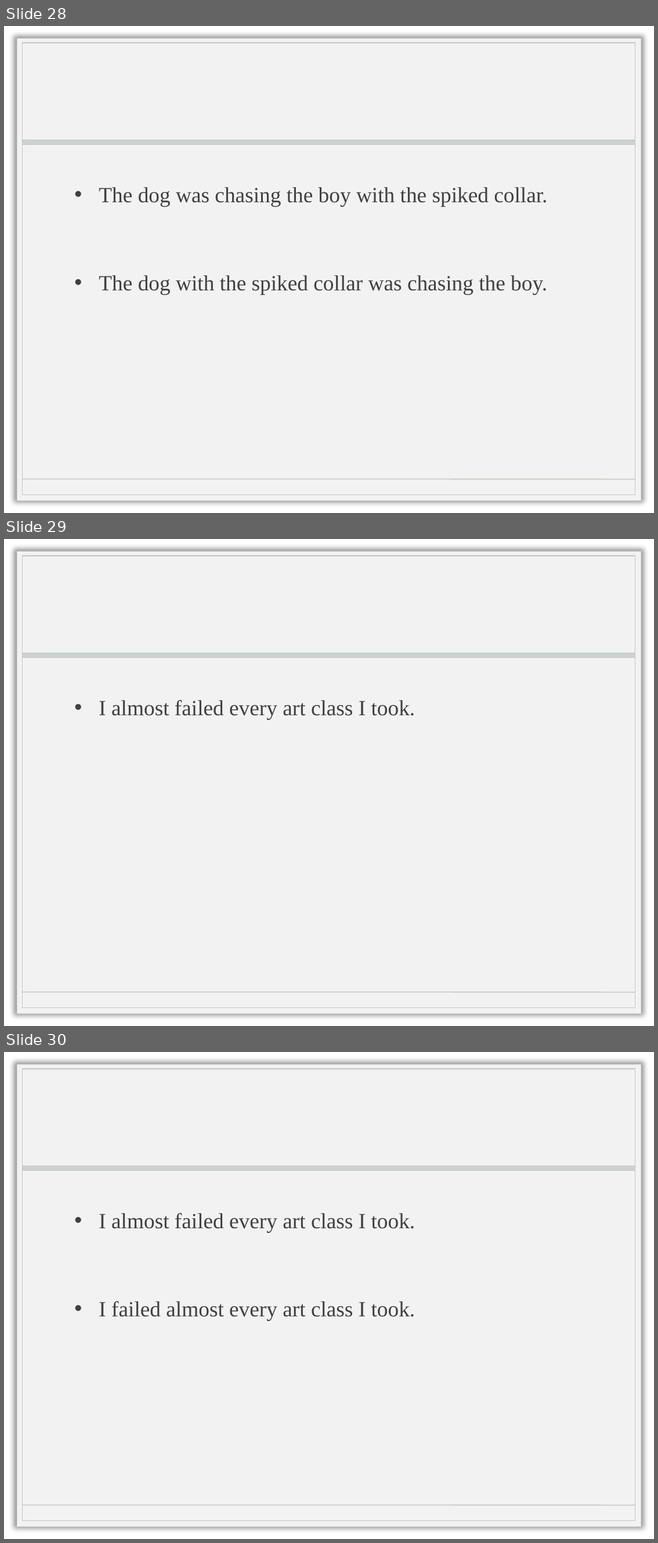
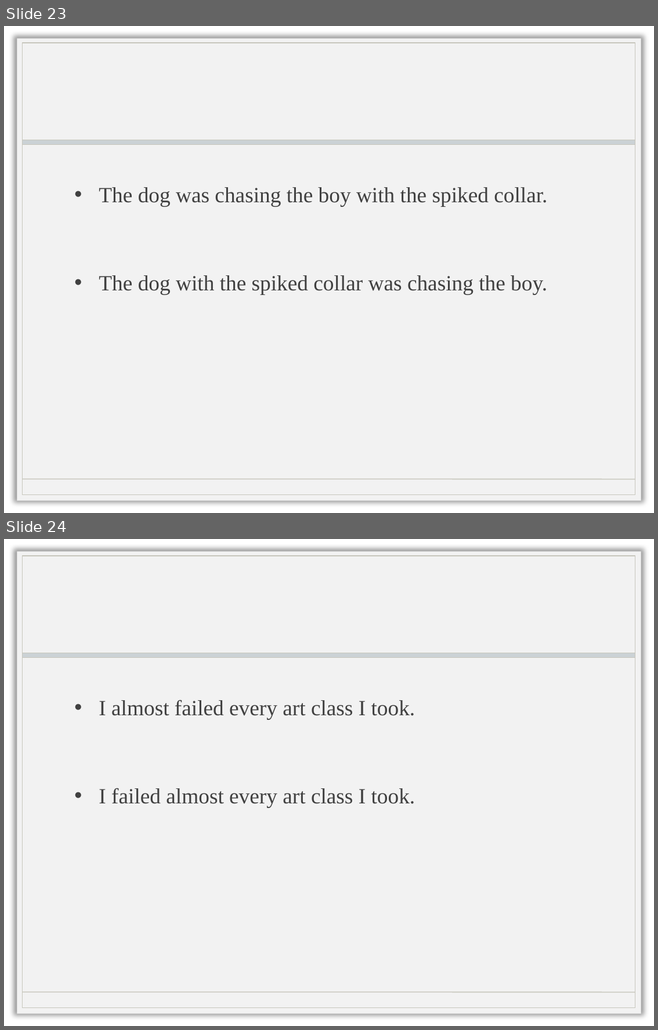
Before and after one commit to doctorlam/tecm4190, a slide deck: readings/4190_grammar.pptx. Shown one above the other, each under a label of ours: slides 28, 29 and 30 before the commit, slides 23 and 24 after it. The pictures are 658x1543 and 658x1030 pixels, drawn with LibreOffice and Linux fonts; fonts in the diff are those of the drawing; background and template pictures are left out. Boxes give left, top, right and bottom in pixels: in the first picture for what was removed or moved away, otherwise in the second. Text is boxed around its words. In the diff, an @@ line names an element or a change of style, - is before the commit and + after.

```diff
--- a/readings/4190_grammar.pptx
+++ b/readings/4190_grammar.pptx
@@ slide 29 removed at [4,539,654,1026], background picture (left out); not listed: 4 template elements that a slide beside it also shows @@
@@ text removed at [99,700,415,719] @@
-• I almost failed every art class I took.
@@ what was slide 28 is now slide 23 @@
@@ what was slide 30 is now slide 24 @@
```
Also in this commit, not shown: 8 slides changed, 2 slides added, 2 other slides removed, 2 other files.
